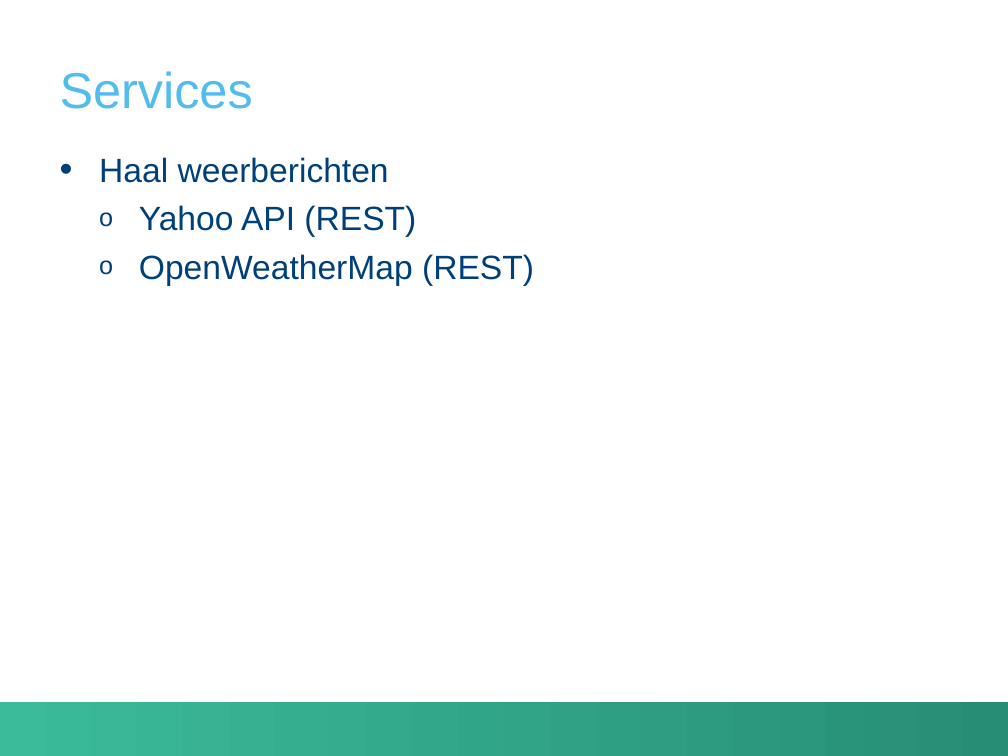
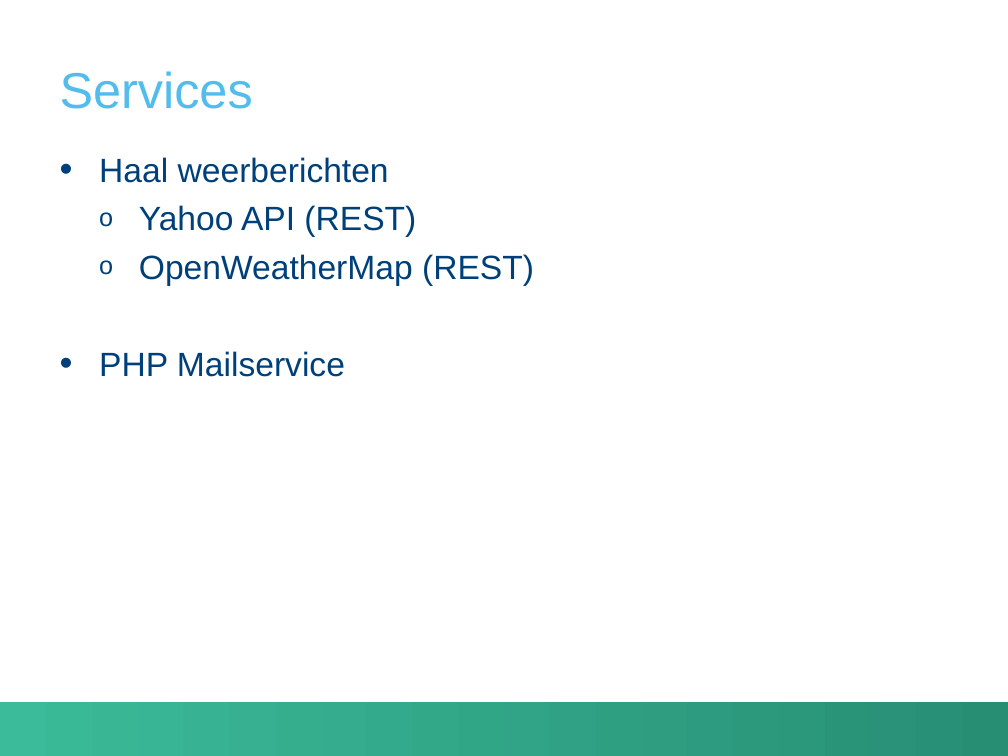
Before and after one commit to RobinMoons/soa, a slide deck: slide 5 of presentatie.pptx. Drawn at 1008x756 pixels with LibreOffice and Linux fonts; fonts in the diff are those of the drawing; background and template pictures are left out. Boxes give left, top, right and bottom in pixels: in the first picture for what was removed or moved away, otherwise in the second. Text is boxed around its words. In the diff, an @@ line names an element or a change of style, - is before the commit and + after.

Commit message:
mc

```diff
--- a/presentatie.pptx
+++ b/presentatie.pptx
@@ text at [99,351,345,377]: paragraph added @@
+• PHP Mailservice
```
Also in this commit, not shown: 1 other slide changed.
